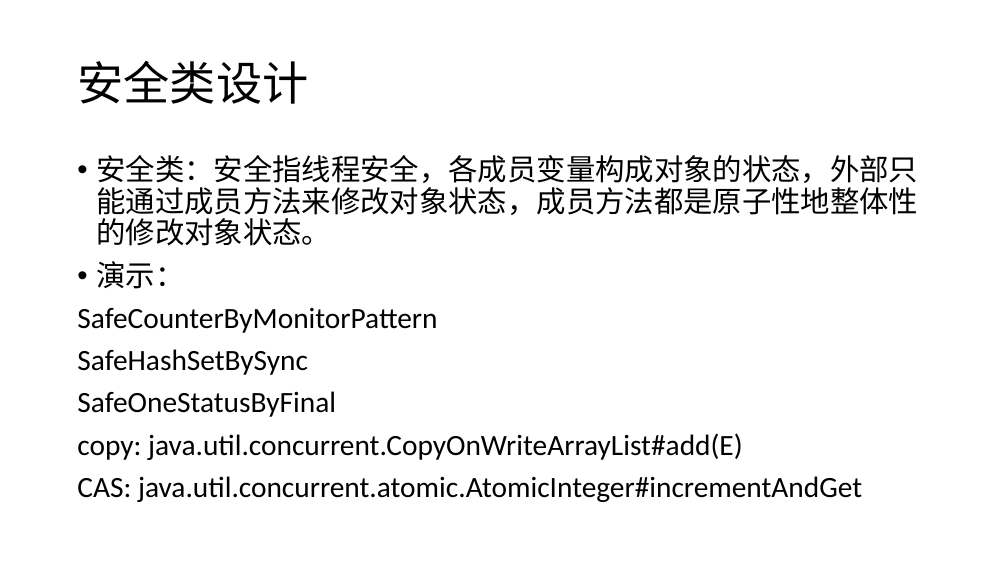
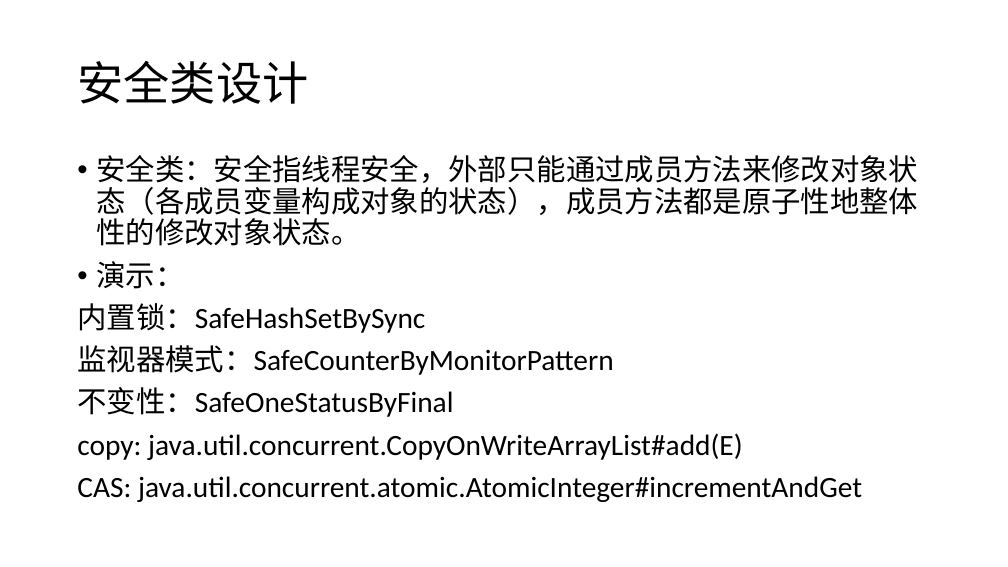
Before and after one commit to GerogeLeon/multithread_demo, a slide deck: slide 19 of JAVA并发编程.pptx. Drawn at 1008x567 pixels with LibreOffice and Linux fonts; fonts in the diff are those of the drawing. Boxes give left, top, right and bottom in pixels: in the first picture for what was removed or moved away, otherwise in the second. Text is boxed around its words. In the diff, an @@ line names an element or a change of style, - is before the commit and + after.

```diff
--- a/JAVA并发编程.pptx
+++ b/JAVA并发编程.pptx
@@ text at [96, 155, 918, 246]: text changed @@
-• 安全类：安全指线程安全，各成员变量构成对象的状态，外部只能通过成员方法来修改对象状态，成员方法都是原子性地整体性的修改对象状态。
+• 安全类：安全指线程安全，外部只能通过成员方法来修改对象状态（各成员变量构成对象的状态），成员方法都是原子性地整体性的修改对象状态。
@@ text at [77, 303, 613, 417]: text changed @@
-SafeCounterByMonitorPattern
-SafeHashSetBySync
-SafeOneStatusByFinal
+内置锁：SafeHashSetBySync
+监视器模式：SafeCounterByMonitorPattern
+不变性：SafeOneStatusByFinal
```
Also in this commit, not shown: 3 other files.
